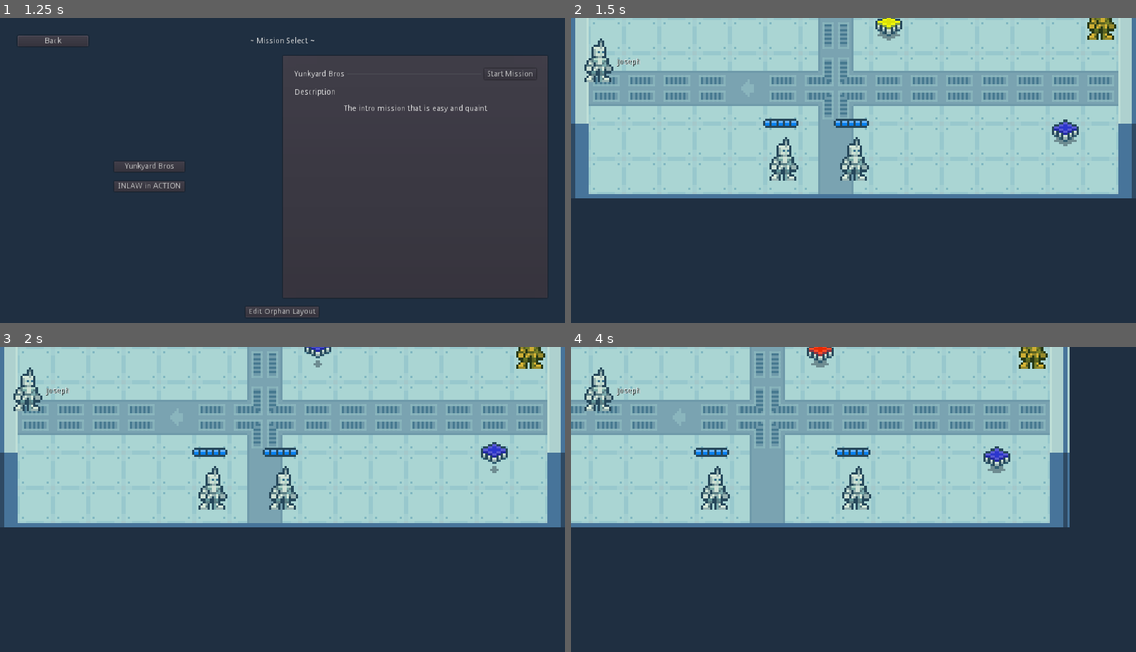
Above: before the commit, frames 1-4 (two rows, left to right).
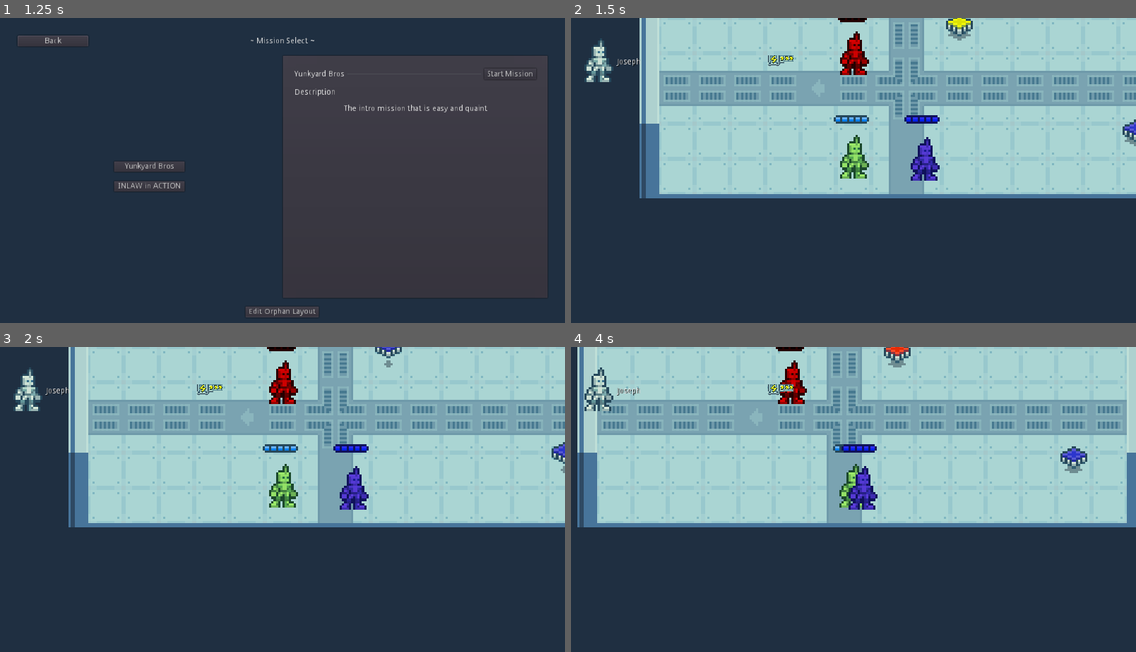
Above: after the commit, the same moments.

Repository: 2shady4u/gwj24
Game: Godot game, scene res://src/Menu.tscn
Same seed, same stepped clock (60 frames per second), same inputs: the game is played once before the commit and once after it.
Inputs (mouse positions are in pixels of both pictures, inside the frame that each line leads up to):
- Up to frame 1 (1.25 s): click "Select Mission" at 0.5 s
- Up to frame 2 (1.5 s): click "Start Mission" at 1.25 s
- Up to frame 3 (2 s): no input
- Up to frame 4 (4 s): tap Enter (confirm) at 2 s; move the mouse to (977, 490) at 2.02 s; hold D (move_right) 2.03-2.75 s; hold Enter (confirm) 2.03-2.75 s; click (977, 490) at 2.17 s; drag from (740, 520) to (825, 569) at 2.77 s; move the mouse to (910, 435) at 3.52 s; hold D (move_right) from 3.53 s (still down); tap Tab (switch) at 3.6 s

Frame 1 is identical in both runs. In frame 2, 18% of the frame differs, in the area x 0-100%, y 0-60%; in frame 3, 18%; in frame 4, 21%.

Commit message:
Added link to state and static data from characters, both player and enemy

Diff:
--- a/assets/data.json
+++ b/assets/data.json
@@ -7,6 +7,7 @@
                 "health": 5,
                 "damage": 1,
                 "healing": 1,
+                "healing_charges": 2,
                 "actions": 2,
                 "movement": 4
             }
@@ -18,6 +19,7 @@
                 "health": 5,
                 "damage": 1,
                 "healing": 1,
+                "healing_charges": 2,
                 "actions": 2,
                 "movement": 4
             }
@@ -29,31 +31,57 @@
                 "health": 5,
                 "damage": 1,
                 "healing": 1,
+                "healing_charges": 2,
                 "actions": 2,
                 "movement": 4
             }
         },
-        "iggy": {
-            "name": "Iggy",
-            "backstory": "This guy is just a dog? Or is he? Maybe he has magic powers or something like that?",
+        "fiston": {
+            "name": "F15STON",
+            "backstory": "Strong, built with the frame of a scrapped wrestling bot. The tactical mastermind of the ORPH4N group.",
             "base_stats": {
                 "health": 5,
                 "damage": 1,
                 "healing": 1,
+                "healing_charges": 2,
+                "actions": 2,
+                "movement": 4
+            }
+        },
+        "sorella": {
+            "name": "S0R3114",
+            "backstory": "Rebooted with an Italian Catholic AI, you don't want to mess with S0R3114.",
+            "base_stats": {
+                "health": 5,
+                "damage": 1,
+                "healing": 1,
+                "healing_charges": 2,
                 "actions": 2,
                 "movement": 4
             }
         }
     },
     "enemies": {
+        "bad_bot": {
+            "name": "B4DB0T",
+            "base_stats": {
+                "health": 4,
+                "damage": 2,
+                "healing": 1,
+                "healing_charges": 2,
+                "actions": 2,
+                "movement": 4
+            }
+        },
         "fish_bot": {
             "name": "FISHB0T 9000",
             "base_stats": {
-                "health": 5,
+                "health": 4,
                 "damage": 1,
                 "healing": 1,
+                "healing_charges": 2,
                 "actions": 2,
-                "movement": 4
+                "movement": 6
             }
         }
     },
@@ -77,9 +105,11 @@
     "upgrades": {
         "more_hp": {
             "name": "MXU-1",
+            "type": "HP",
+            "description": "Allows you to move around with more junk to your body.",
             "grid_texture": "res://assets/graphics/upgrades/Chip_HP.png",
             "effect": {
-                "hp": 20
+                "health": 2
             },
             "grid": [
                 [
@@ -93,11 +123,13 @@
             ]
         },
         "faster_speed_but_decreased_health": {
-            "name": "MXU-POWAH",
+            "name": "MXS-SPD-1",
+            "type": "SPEED",
+            "description": "Allows you to move faster, though you'll need to give up some armor.",
             "grid_texture": "res://assets/graphics/upgrades/Chip_Movement.png",
             "effect": {
-                "hp": -5,
-                "speed": 20
+                "health": -1,
+                "movement": 1
             },
             "grid": [
                 [
--- a/default_context.json
+++ b/default_context.json
@@ -1,6 +1,15 @@
 {
     "orphans": [{
-        "id": "iggy"
+        "id": "sorella"
+    },
+    {
+        "id": "fiston"
+    },
+    {
+        "id": "joseph"
+    },
+    {
+        "id": "jonathan"
     },
     {
         "id": "dio"
--- a/project.godot
+++ b/project.godot
@@ -103,6 +103,10 @@
 Flow="*res://src/autoload/Flow.tscn"
 State="*res://src/autoload/State.tscn"
 
+[debug]
+
+gdscript/warnings/return_value_discarded=false
+
 [display]
 
 window/size/height=576
--- a/src/Game.tscn
+++ b/src/Game.tscn
@@ -1,10 +1,12 @@
-[gd_scene load_steps=6 format=2]
+[gd_scene load_steps=8 format=2]
 
 [ext_resource path="res://src/UI/PauseUI.tscn" type="PackedScene" id=1]
 [ext_resource path="res://src/game/Canvas.tscn" type="PackedScene" id=2]
 [ext_resource path="res://src/Game.gd" type="Script" id=3]
 [ext_resource path="res://src/editor/EditorCamera.gd" type="Script" id=4]
 [ext_resource path="res://assets/graphics/characters/orphan_wip.png" type="Texture" id=5]
+[ext_resource path="res://assets/graphics/ui/energy_ui_segment.png" type="Texture" id=6]
+[ext_resource path="res://assets/graphics/ui/energy_ui_start.png" type="Texture" id=7]
 
 [node name="Game" type="Control"]
 anchor_right = 1.0
@@ -28,14 +30,14 @@
 
 [node name="UICanvas" type="CanvasLayer" parent="."]
 
-[node name="Overlay" type="Control" parent="UICanvas"]
+[node name="HUD" type="Control" parent="UICanvas"]
 anchor_right = 1.0
 anchor_bottom = 1.0
 __meta__ = {
 "_edit_use_anchors_": false
 }
 
-[node name="MarginContainer" type="MarginContainer" parent="UICanvas/Overlay"]
+[node name="MarginContainer" type="MarginContainer" parent="UICanvas/HUD"]
 anchor_right = 1.0
 anchor_bottom = 1.0
 custom_constants/margin_right = 16
@@ -46,20 +48,20 @@
 "_edit_use_anchors_": false
 }
 
-[node name="VBoxContainer" type="VBoxContainer" parent="UICanvas/Overlay/MarginContainer"]
+[node name="VBoxContainer" type="VBoxContainer" parent="UICanvas/HUD/MarginContainer"]
 margin_left = 16.0
 margin_top = 16.0
 margin_right = 1008.0
 margin_bottom = 560.0
 
-[node name="HBoxContainer" type="HBoxContainer" parent="UICanvas/Overlay/MarginContainer/VBoxContainer"]
+[node name="HBoxContainer" type="HBoxContainer" parent="UICanvas/HUD/MarginContainer/VBoxContainer"]
 margin_right = 992.0
 margin_bottom = 128.0
 __meta__ = {
 "_edit_use_anchors_": false
 }
 
-[node name="TextureRect" type="TextureRect" parent="UICanvas/Overlay/MarginContainer/VBoxContainer/HBoxContainer"]
+[node name="TextureRect" type="TextureRect" parent="UICanvas/HUD/MarginContainer/VBoxContainer/HBoxContainer"]
 margin_right = 64.0
 margin_bottom = 128.0
 rect_min_size = Vector2( 64, 128 )
@@ -67,7 +69,7 @@
 expand = true
 stretch_mode = 6
 
-[node name="VBoxContainer" type="VBoxContainer" parent="UICanvas/Overlay/MarginContainer/VBoxContainer/HBoxContainer"]
+[node name="VBoxContainer" type="VBoxContainer" parent="UICanvas/HUD/MarginContainer/VBoxContainer/HBoxContainer"]
 margin_left = 68.0
 margin_right = 110.0
 margin_bottom = 128.0
@@ -76,14 +78,14 @@
 "_edit_use_anchors_": false
 }
 
-[node name="Label" type="Label" parent="UICanvas/Overlay/MarginContainer/VBoxContainer/HBoxContainer/VBoxContainer"]
+[node name="Label" type="Label" parent="UICanvas/HUD/MarginContainer/VBoxContainer/HBoxContainer/VBoxContainer"]
 margin_top = 57.0
 margin_right = 42.0
 margin_bottom = 71.0
 custom_colors/font_color_shadow = Color( 0, 0, 0, 1 )
 text = "Joseph"
 
-[node name="Control" type="Control" parent="UICanvas/Overlay/MarginContainer/VBoxContainer/HBoxContainer"]
+[node name="Control" type="Control" parent="UICanvas/HUD/MarginContainer/VBoxContainer/HBoxContainer"]
 margin_left = 114.0
 margin_right = 992.0
 margin_bottom = 128.0
@@ -92,5 +94,17 @@
 "_edit_use_anchors_": false
 }
 
+[node name="energy_ui_start" type="Sprite" parent="UICanvas/HUD/MarginContainer/VBoxContainer/HBoxContainer/Control"]
+position = Vector2( 241.11, 67.9229 )
+texture = ExtResource( 7 )
+
+[node name="energy_ui_segment" type="Sprite" parent="UICanvas/HUD/MarginContainer/VBoxContainer/HBoxContainer/Control"]
+position = Vector2( 261.102, 59.6799 )
+texture = ExtResource( 6 )
+
+[node name="energy_ui_segment" type="Sprite" parent="UICanvas/HUD/MarginContainer/VBoxContainer/HBoxContainer/Control/energy_ui_segment"]
+position = Vector2( 7.49149, -0.374573 )
+texture = ExtResource( 6 )
+
 [node name="PauseUI" parent="UICanvas" instance=ExtResource( 1 )]
 visible = false
--- a/src/autoload/Flow.gd
+++ b/src/autoload/Flow.gd
@@ -122,6 +122,13 @@
 	else:
 		return default
 
+func get_enemy_value(id : String, key : String, default):
+	if enemies_data.has(id):
+		var data : Dictionary = enemies_data[id]
+		return data.get(key, default)
+	else:
+		return default
+
 func get_mission_value(id : String, key : String, default):
 	for data in missions_data:
 		if data.get("id", "MISSING ID") == id:
--- a/src/autoload/state/Orphan.gd
+++ b/src/autoload/state/Orphan.gd
@@ -27,6 +27,14 @@
 
 	return _context
 
+func get_stats() -> Dictionary:
+	var stats: Dictionary = get_base_stats().duplicate(true)
+	for upgrade in upgrades:
+		var effect = upgrade.effect
+		for key in effect:
+			stats[key] += effect[key]
+	return stats
+
 # These are all constants derived from data.JSON and should be treated as such!
 var name : String setget , get_name
 func get_name():
@@ -44,6 +52,7 @@
 	"health": 5,
 	"damage": 1,
 	"healing": 1,
+	"healing_charges": 2,
 	"actions": 2,
 	"movement": 4
 }
--- /dev/null
+++ b/src/game/character/BadBot.tscn
@@ -0,0 +1,22 @@
+[gd_scene load_steps=4 format=2]
+
+[ext_resource path="res://src/game/character/Character.tscn" type="PackedScene" id=1]
+[ext_resource path="res://assets/graphics/characters/orphan_wip.png" type="Texture" id=2]
+
+[sub_resource type="SpriteFrames" id=1]
+animations = [ {
+"frames": [ ExtResource( 2 ) ],
+"loop": true,
+"name": "idle",
+"speed": 5.0
+} ]
+
+[node name="BadBot" instance=ExtResource( 1 )]
+modulate = Color( 1, 0, 0, 1 )
+team = "ENEMY"
+type = "bad_bot"
+
+[node name="Sprite" parent="." index="0"]
+position = Vector2( 0, -6.97287 )
+frames = SubResource( 1 )
+animation = "idle"
--- a/src/game/character/Character.gd
+++ b/src/game/character/Character.gd
@@ -5,19 +5,13 @@
 onready var tween: Tween = $Tween
 onready var healthbar = $HealthBar
 
-export(String) var team
+export(String, "PLAYER", "ENEMY") var team = "PLAYER"
+export(String) var type
 
 var stats = {
-	"health": {
-		"current": 5,
-		"max": 5,
-	},
-	"damage": 1,
-	"healing": 1,
-	"actions": 2,
-	"movement": 4
 }
 
+var current_health = 0
 var action_counter = 0
 var moves_counter = 0
 var last_action = "movement"
@@ -27,13 +21,29 @@
 signal death(character)
 
 func _ready():
-	update_stats(stats)
+	update_stats(get_stats())
+
+func get_stats():
+	print("Getting stats for ", type, " of group ", team)
+	if team == "PLAYER":
+		return State.get_orphan_by_id(type).get_stats()
+	elif team == "ENEMY":
+		return Flow.get_enemy_value(type, "base_stats", {
+			"health": 4,
+			"damage": 1,
+			"healing": 1,
+			"healing_charges": 2,
+			"actions": 2,
+			"movement": 4
+		})
+
 
 func update_stats(new_stats):
 	# TODO we're getting this out of state soon
 	stats = new_stats
-	healthbar.set_health(new_stats.health.max)
-	healthbar.update_health(new_stats.health.current)
+	current_health = stats.health
+	healthbar.set_health(stats.health)
+	healthbar.update_health(current_health)
 
 func shake(shake_size: Vector2):
 	var original_position = position
@@ -43,20 +53,20 @@
 	tween.interpolate_property(self, "position", null, original_position, 0.1, Tween.TRANS_CUBIC, Tween.EASE_IN)
 
 func heal_up(points: int, direction: Vector2):
-	stats.health.current = min(stats.health.current + points, stats.health.max)
+	current_health = min(current_health + points, stats.health)
 	print("Healed up!")
 	shake(direction / 4)
-	healthbar.update_health(stats.health.current)
+	healthbar.update_health(current_health)
 
 func take_damage(points: int, direction: Vector2):
-	stats.health.current = max(stats.health.current - points, 0)
-	if stats.health.current == 0:
+	current_health = max(current_health - points, 0)
+	if current_health == 0:
 		print("I died!")
 		self.queue_free()
 		emit_signal("death", self)
 	else:
 		shake(direction / 2)
-	healthbar.update_health(stats.health.current)
+	healthbar.update_health(current_health)
 
 func perform_action():
 	action_counter += 1
--- /dev/null
+++ b/src/game/character/F15T0N.tscn
@@ -0,0 +1,22 @@
+[gd_scene load_steps=4 format=2]
+
+[ext_resource path="res://src/game/character/Character.tscn" type="PackedScene" id=1]
+[ext_resource path="res://assets/graphics/characters/orphan_wip.png" type="Texture" id=2]
+
+[sub_resource type="SpriteFrames" id=1]
+animations = [ {
+"frames": [ ExtResource( 2 ) ],
+"loop": true,
+"name": "idle",
+"speed": 5.0
+} ]
+
+[node name="F15T0N" instance=ExtResource( 1 )]
+modulate = Color( 0.415686, 0.254902, 1, 1 )
+position = Vector2( 0, -0.105112 )
+type = "fiston"
+
+[node name="Sprite" parent="." index="0"]
+position = Vector2( 0, -6.98894 )
+frames = SubResource( 1 )
+animation = "idle"
--- a/src/game/character/HealthBar.gd
+++ b/src/game/character/HealthBar.gd
@@ -17,7 +17,7 @@
 	for segment in segments:
 		segment.queue_free()
 	segments = []
-	var y_offset = -5 * int(health / segments_per_row) / 2
+	var y_offset = -2 * int(health / segments_per_row)
 	var pointer = Vector2(0, y_offset)
 	for i in range(int(health / segments_per_row) + 1):
 		var remaining_health = min(health - i * segments_per_row, segments_per_row)
--- /dev/null
+++ b/src/game/character/S0R3114.tscn
@@ -0,0 +1,21 @@
+[gd_scene load_steps=4 format=2]
+
+[ext_resource path="res://src/game/character/Character.tscn" type="PackedScene" id=1]
+[ext_resource path="res://assets/graphics/characters/orphan_wip.png" type="Texture" id=2]
+
+[sub_resource type="SpriteFrames" id=1]
+animations = [ {
+"frames": [ ExtResource( 2 ) ],
+"loop": true,
+"name": "idle",
+"speed": 5.0
+} ]
+
+[node name="S0R3114" instance=ExtResource( 1 )]
+type = "sorella"
+
+[node name="Sprite" parent="." index="0"]
+modulate = Color( 0.717647, 1, 0.482353, 1 )
+position = Vector2( 0, -7.98852 )
+frames = SubResource( 1 )
+animation = "idle"
--- a/src/game/chips/Chip.gd
+++ b/src/game/chips/Chip.gd
@@ -11,8 +11,8 @@
 	set_color(color)
 
 
-func set_color(color: String):
-	if not color in sprite.frames.get_animation_names():
-		printerr("Color ", color, " is not possible for chip")
+func set_color(new_color: String):
+	if not new_color in sprite.frames.get_animation_names():
+		printerr("Color ", new_color, " is not possible for chip")
 		return
-	sprite.animation = color
+	sprite.animation = new_color
--- a/src/game/level/Level.gd
+++ b/src/game/level/Level.gd
@@ -99,8 +99,8 @@
 	var transition_time = 0.15
 	tween.interpolate_property(character, "position", character.position, location, transition_time, Tween.TRANS_CUBIC, Tween.EASE_IN_OUT)
 	tween.start()
-
 	yield(tween, "tween_completed")
+
 	if character.team == "PLAYER":
 		for chip in chips():
 			if chip.position == location:
@@ -139,7 +139,6 @@
 	set_process(false)
 	var transition_time = 0.2
 	var original_position = character.position
-	var original_other_position = other_character.position
 	var direction = (other_character.position - character.position) / 2
 	var halfway_position = (other_character.position + character.position) / 2 + direction / 2
 
@@ -159,7 +158,7 @@
 	yield(tween, "tween_completed")
 	set_process(true)
 
-func _process(delta):
+func _process(_delta):
 	if Input.is_action_just_pressed("switch"):
 		print("Switch pressed!")
 		var characters = characters()
@@ -212,13 +211,13 @@
 				current_character.finish_turn()
 				set_process(false)
 				return yield(get_tree().create_timer(0.1), "timeout")
-				set_process(true)
 		var point_to_travel = min_path[1]
 		yield(move_action(current_character, point_to_travel - current_character.position), "completed")
 		set_process(false)
 		yield(get_tree().create_timer(0.1), "timeout")
 		set_process(true)
 	else:
+		yield(get_tree().create_timer(0.1), "timeout")
 		print("This should never happen!!! So it's okay if it crashes here.")
 
 
--- a/src/game/level/Level.tscn
+++ b/src/game/level/Level.tscn
@@ -1,12 +1,14 @@
-[gd_scene load_steps=9 format=2]
+[gd_scene load_steps=11 format=2]
 
 [ext_resource path="res://src/game/level/Level.gd" type="Script" id=1]
 [ext_resource path="res://src/game/level/tiles/Tiles.tscn" type="PackedScene" id=2]
 [ext_resource path="res://assets/graphics/ui/healing-particle-custom.png" type="Texture" id=3]
 [ext_resource path="res://src/game/level/Healing.gd" type="Script" id=4]
-[ext_resource path="res://src/game/character/Robot.tscn" type="PackedScene" id=5]
+[ext_resource path="res://src/game/character/F15T0N.tscn" type="PackedScene" id=5]
 [ext_resource path="res://src/game/chips/Chip.tscn" type="PackedScene" id=6]
 [ext_resource path="res://src/game/chips/ChipLabel.tscn" type="PackedScene" id=7]
+[ext_resource path="res://src/game/character/S0R3114.tscn" type="PackedScene" id=8]
+[ext_resource path="res://src/game/character/BadBot.tscn" type="PackedScene" id=9]
 
 [sub_resource type="ParticlesMaterial" id=1]
 emission_shape = 1
@@ -39,31 +41,17 @@
 color = "rainbow"
 identifier = "MDX-SPD"
 
-[node name="Robot" parent="Entities" instance=ExtResource( 5 )]
-position = Vector2( 102.582, 88.8108 )
+[node name="S0R3114" parent="Entities" instance=ExtResource( 8 )]
+position = Vector2( 72.3084, 89.7895 )
 
-[node name="Robot3" parent="Entities" instance=ExtResource( 5 )]
-position = Vector2( 70.9047, 87.6022 )
+[node name="F15T0N" parent="Entities" instance=ExtResource( 5 )]
+position = Vector2( 104.887, 89.9492 )
 
-[node name="Robot2" parent="Entities" instance=ExtResource( 5 )]
-position = Vector2( 71.9489, -21.8691 )
-team = "ENEMY"
+[node name="BadBot" parent="Entities" instance=ExtResource( 9 )]
+position = Vector2( 71.5137, 42.3785 )
 
-[node name="Sprite" parent="Entities/Robot2" index="0"]
-modulate = Color( 0.996078, 0.772549, 0.243137, 1 )
-
-[node name="HealthBar" parent="Entities/Robot2" index="2"]
-modulate = Color( 0.752941, 1, 0.360784, 1 )
-
-[node name="Robot4" parent="Entities" instance=ExtResource( 5 )]
-position = Vector2( 214.901, 25.2211 )
-team = "ENEMY"
-
-[node name="Sprite" parent="Entities/Robot4" index="0"]
-modulate = Color( 0.996078, 0.772549, 0.243137, 1 )
-
-[node name="HealthBar" parent="Entities/Robot4" index="2"]
-modulate = Color( 0.752941, 1, 0.360784, 1 )
+[node name="BadBot2" parent="Entities" instance=ExtResource( 9 )]
+position = Vector2( 121.309, -5.29731 )
 
 [node name="Camera" type="Camera2D" parent="."]
 current = true
@@ -81,7 +69,3 @@
 process_material = SubResource( 1 )
 texture = ExtResource( 3 )
 script = ExtResource( 4 )
-
-[editable path="Entities/Robot2"]
-
-[editable path="Entities/Robot4"]
--- a/src/menu/OrphanTab.gd
+++ b/src/menu/OrphanTab.gd
@@ -19,7 +19,7 @@
 
 var active_upgrade : class_upgrade setget set_active_upgrade, get_active_upgrade
 func set_active_upgrade(value : class_upgrade) -> void:
-	var old_upgrade = self.active_upgrade
+	# var old_upgrade = self.active_upgrade
 	_active_upgrade = weakref(value)
 
 	for slot in _upgrade_slots:
Binary file added: assets/graphics/ui/attack_ui_1_segment.png
Not shown, added: assets/graphics/ui/attack_ui_1_segment.png.import
Binary file added: assets/graphics/ui/attack_ui_1_segment_empty.png
Not shown, added: assets/graphics/ui/attack_ui_1_segment_empty.png.import
Binary file added: assets/graphics/ui/attack_ui_complete.png
Not shown, added: assets/graphics/ui/attack_ui_complete.png.import
Binary file added: assets/graphics/ui/attack_ui_end.png
Not shown, added: assets/graphics/ui/attack_ui_end.png.import
Binary file added: assets/graphics/ui/attack_ui_segment.png
Not shown, added: assets/graphics/ui/attack_ui_segment.png.import
Binary file added: assets/graphics/ui/attack_ui_start.png
Not shown, added: assets/graphics/ui/attack_ui_start.png.import
(and 48 more such lines)
